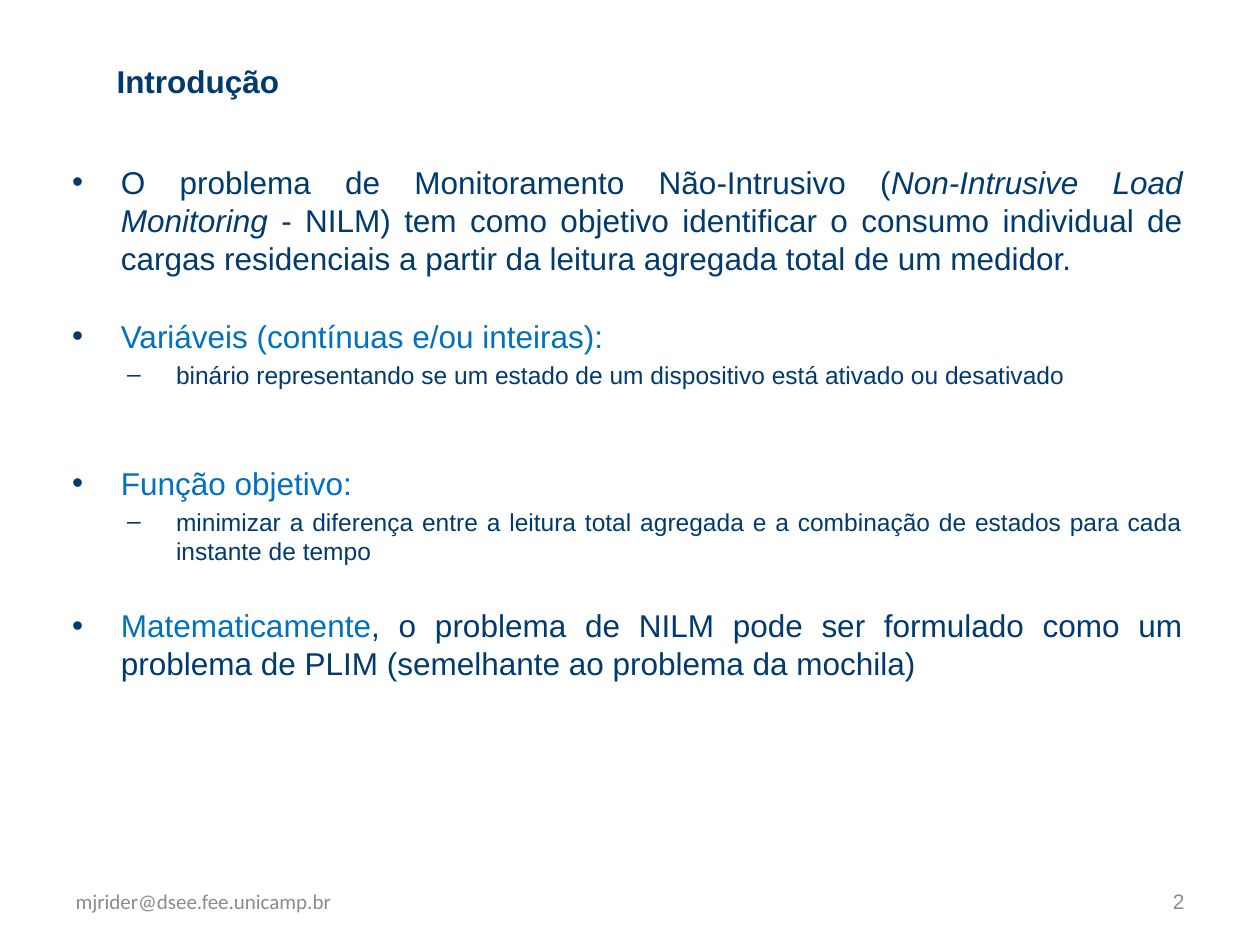
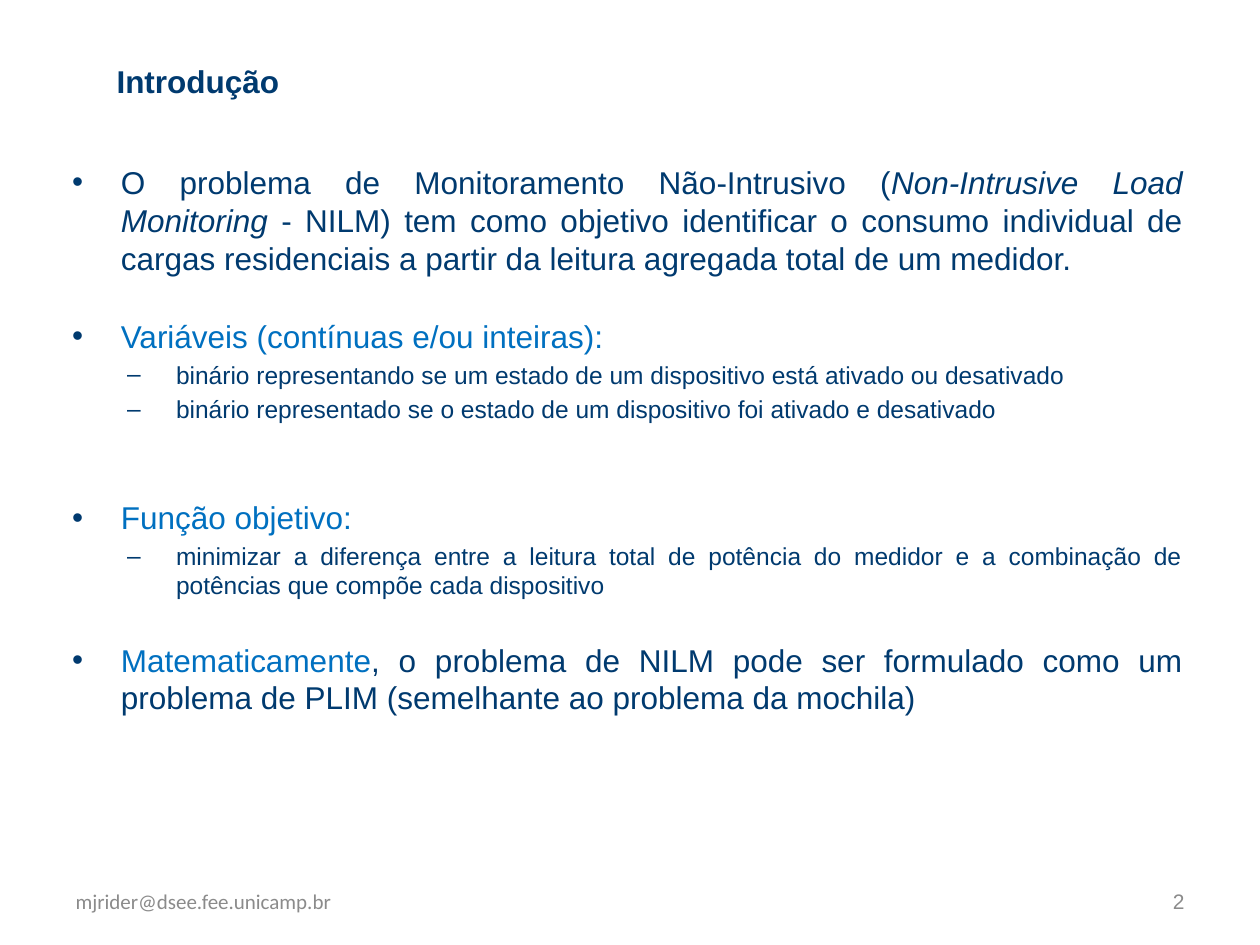
Before and after one commit to WittmannF/nilm-lp, a slide deck: slide 2 of example/z_presentation.pptx. Drawn at 1260x945 pixels with LibreOffice and Linux fonts; fonts in the diff are those of the drawing. Boxes give left, top, right and bottom in pixels: in the first picture for what was removed or moved away, otherwise in the second. Text is boxed around its words. In the diff, an @@ line names an element or a change of style, - is before the commit and + after.

```diff
--- a/example/z_presentation.pptx
+++ b/example/z_presentation.pptx
@@ text at (176,400,996,423): paragraph added @@
+  – binário representado se o estado de um dispositivo foi ativado e desativado
@@ text at (176,547,1181,599): text changed @@
-  – minimizar a diferença entre a leitura total agregada e a combinação de estados para cada instante de tempo
+  – minimizar a diferença entre a leitura total de potência do medidor e a combinação de potências que compõe cada dispositivo
```
Also in this commit, not shown: 12 other slides changed, 1 slide added, 12 slides removed.
